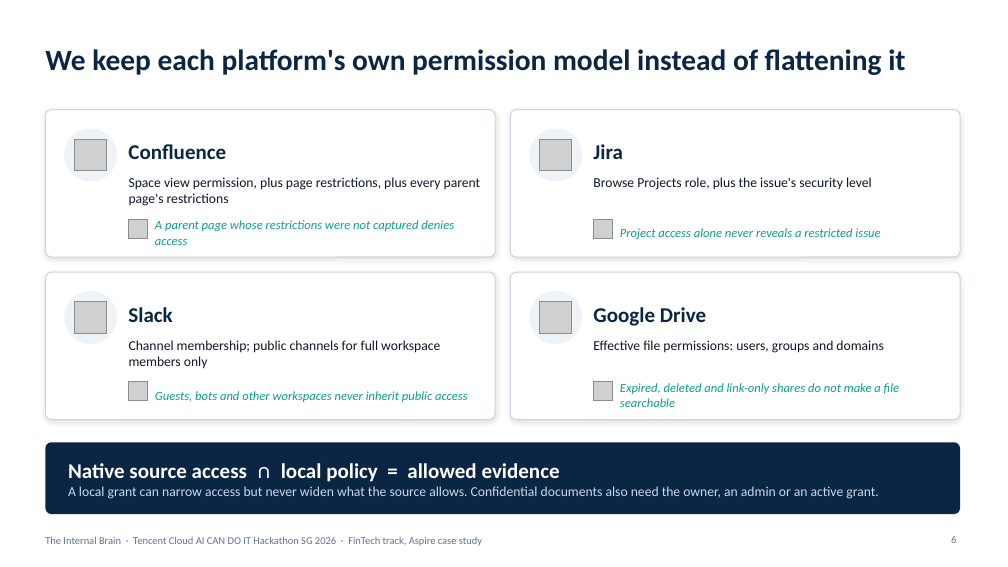
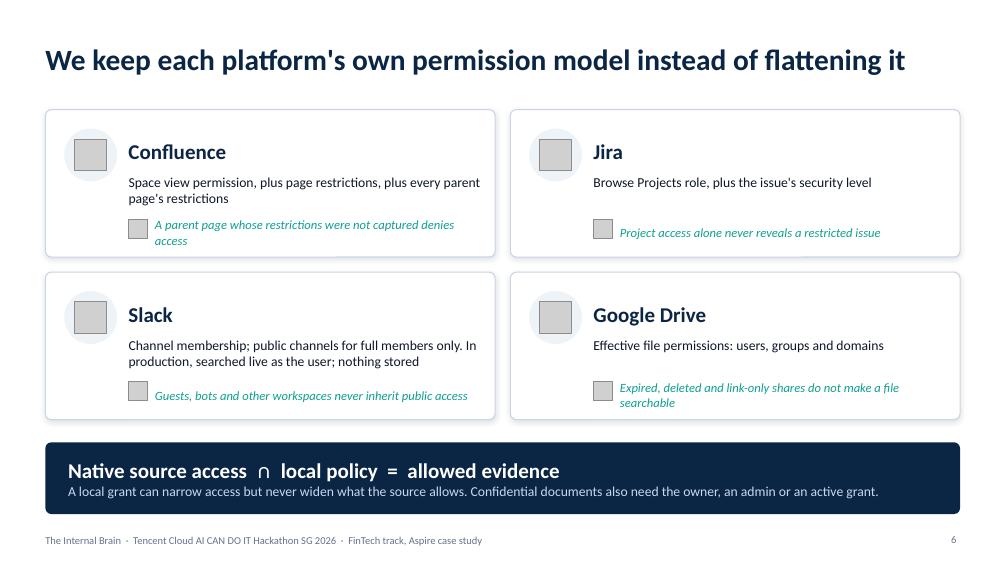
Before and after one commit to pavan2184/tencent-hack, a slide deck: slide 6 of docs/presentations/internal-brain-architecture.pptx. Drawn at 1008x567 pixels with LibreOffice and Linux fonts; fonts in the diff are those of the drawing; grey boxes stand for pictures. Boxes give left, top, right and bottom in pixels: in the first picture for what was removed or moved away, otherwise in the second. Text is boxed around its words. In the diff, an @@ line names an element or a change of style, - is before the commit and + after.

```diff
--- a/docs/presentations/internal-brain-architecture.pptx
+++ b/docs/presentations/internal-brain-architecture.pptx
@@ text at (129,340,477,369): text changed @@
-Channel membership; public channels for full workspace members only
+Channel membership; public channels for full members only. In production, searched live as the user; nothing stored
```
Also in this commit, not shown: 7 other slides changed, 2 slides added, 3 other files.
